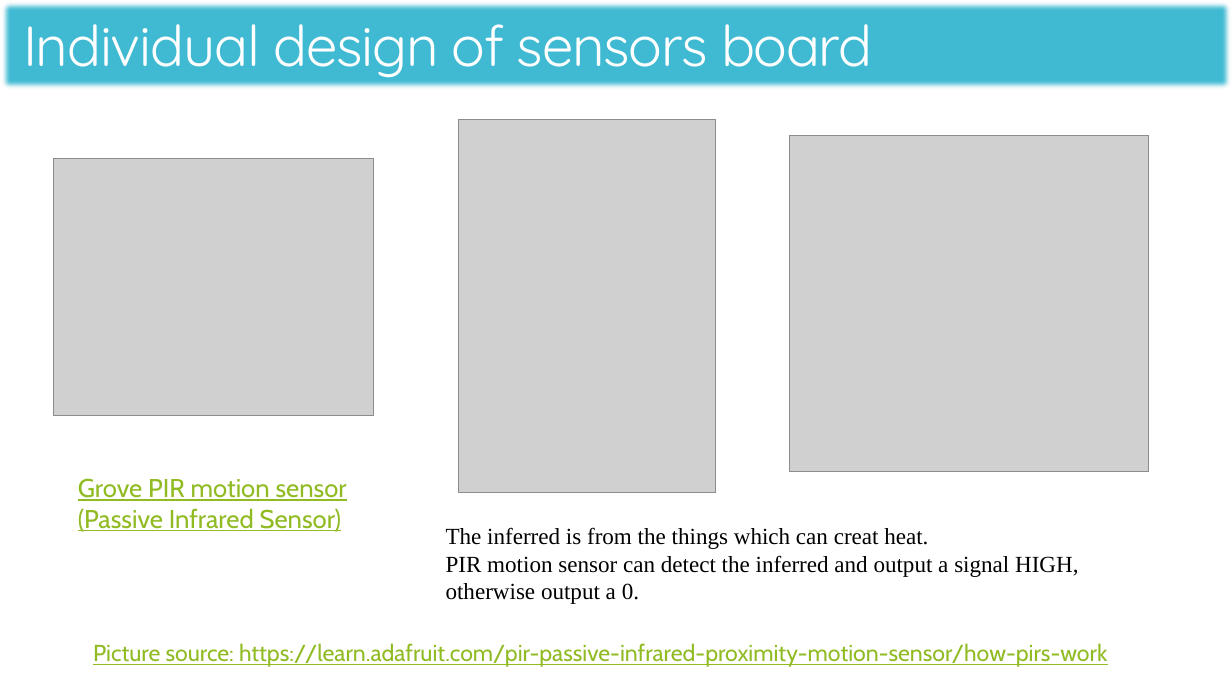
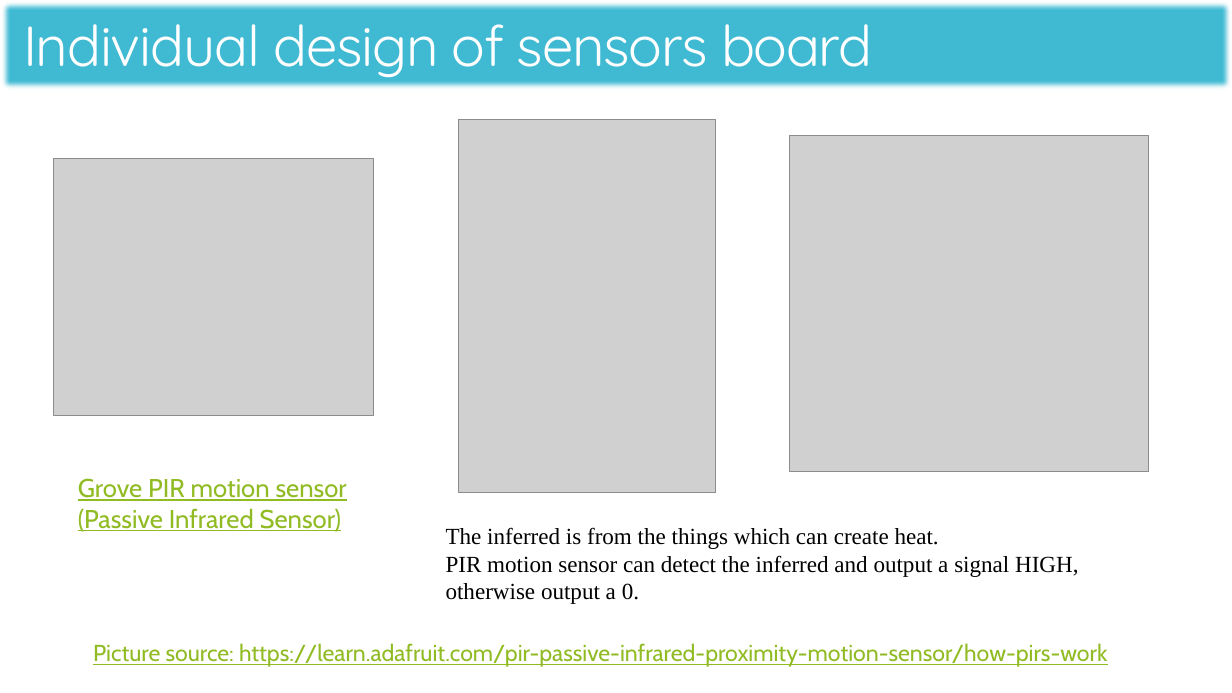
Before and after one commit to kashyu/g23, a slide deck: slide 1 of Group 23_motion.pptx. Drawn at 1232x693 pixels with LibreOffice and Linux fonts; fonts in the diff are those of the drawing; grey boxes stand for pictures. Boxes give left, top, right and bottom in pixels: in the first picture for what was removed or moved away, otherwise in the second. Text is boxed around its words. In the diff, an @@ line names an element or a change of style, - is before the commit and + after.

```diff
--- a/Group 23_motion.pptx
+++ b/Group 23_motion.pptx
@@ text at <box>446,527,939,549</box>: text changed @@
-The inferred is from the things which can creat heat.
+The inferred is from the things which can create heat.
```
Also in this commit, not shown: 1 other slide changed.
